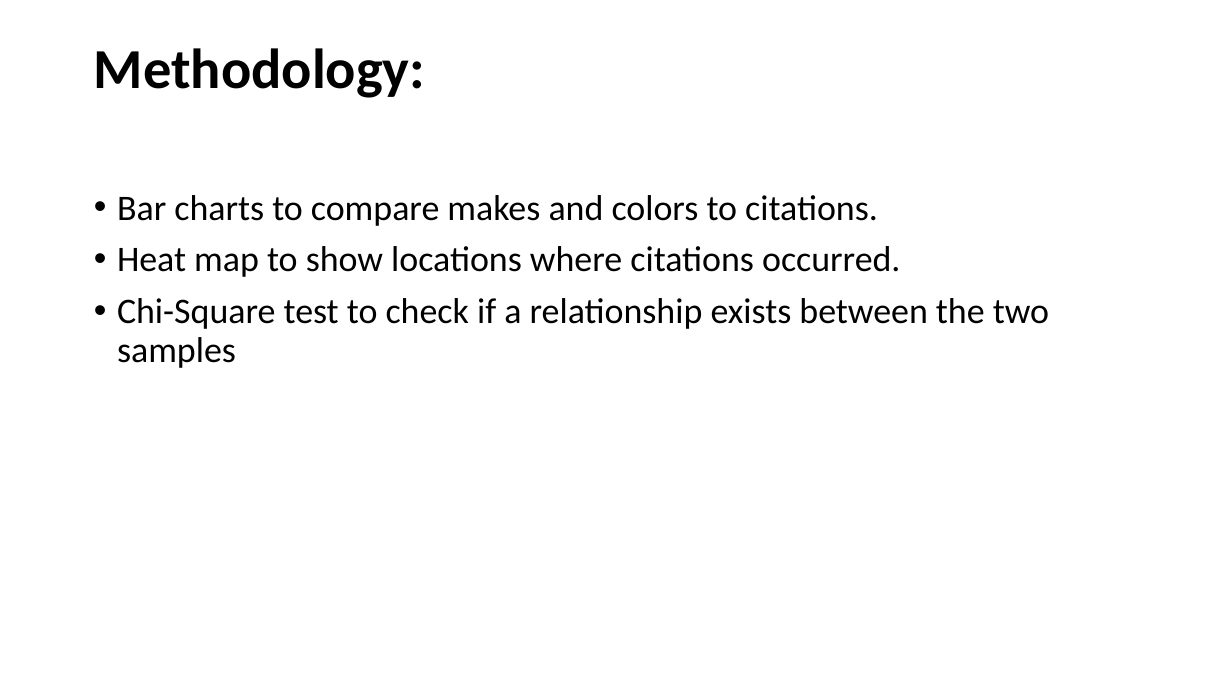
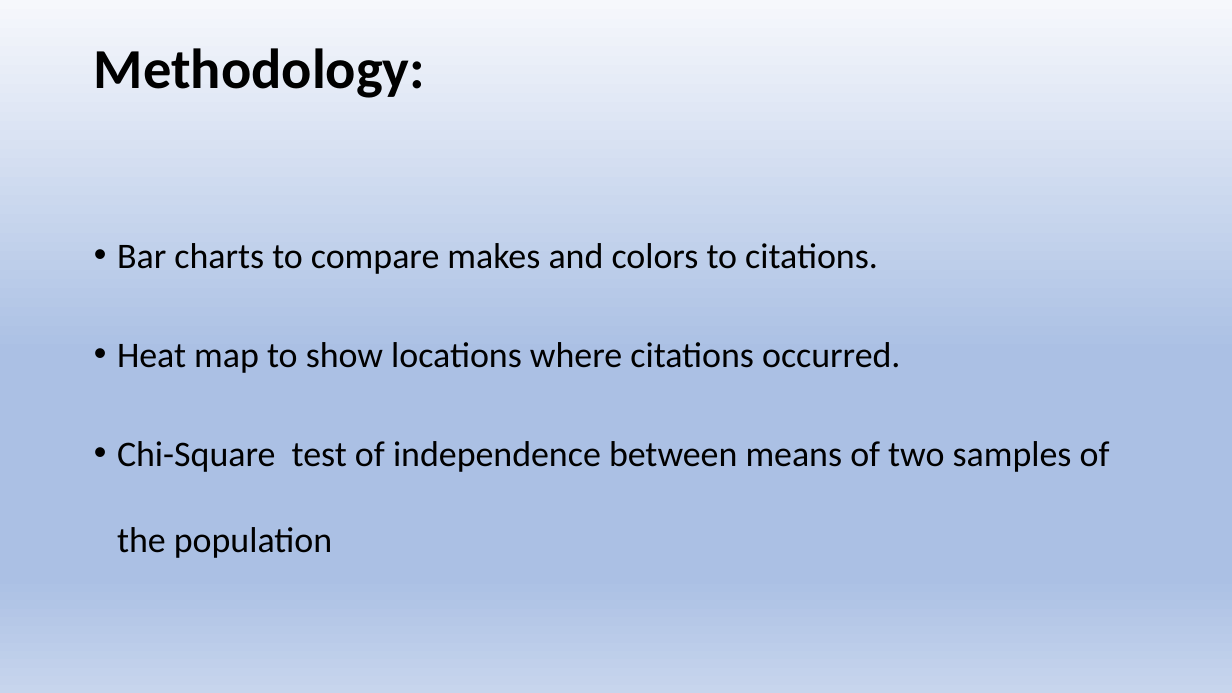
Before and after one commit to chele0630/Team3_Project1, a slide deck: slide 4 of Citation_Py_PPT.pptx (slide 6 before the commit). Drawn at 1232x693 pixels with LibreOffice and Linux fonts; fonts in the diff are those of the drawing. Boxes give left, top, right and bottom in pixels: in the first picture for what was removed or moved away, otherwise in the second. Text is boxed around its words. In the diff, an @@ line names an element or a change of style, - is before the commit and + after.

```diff
--- a/Citation_Py_PPT.pptx
+++ b/Citation_Py_PPT.pptx
@@ background #FFFFFF to gradient #F6F8FC to #ABC0E4 to #C7D5ED @@
@@ text at (x1=117, y1=243, x2=900, y2=373): line spacing 0.9 to 2 @@
@@ text at (x1=117, y1=441, x2=1110, y2=558): text changed @@
-• Chi-Square test to check if a relationship exists between the two samples
+• Chi-Square test of independence between means of two samples of the population
```
Also in this commit, not shown: 8 other slides changed, 12 slides added, 8 slides removed.
